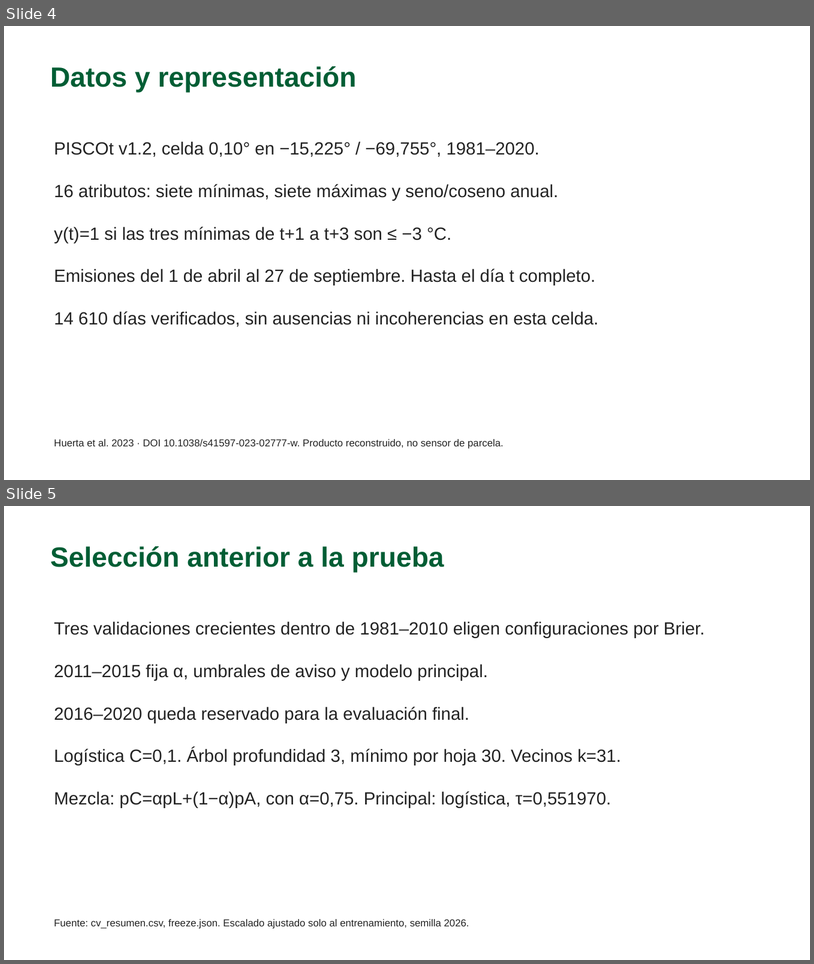
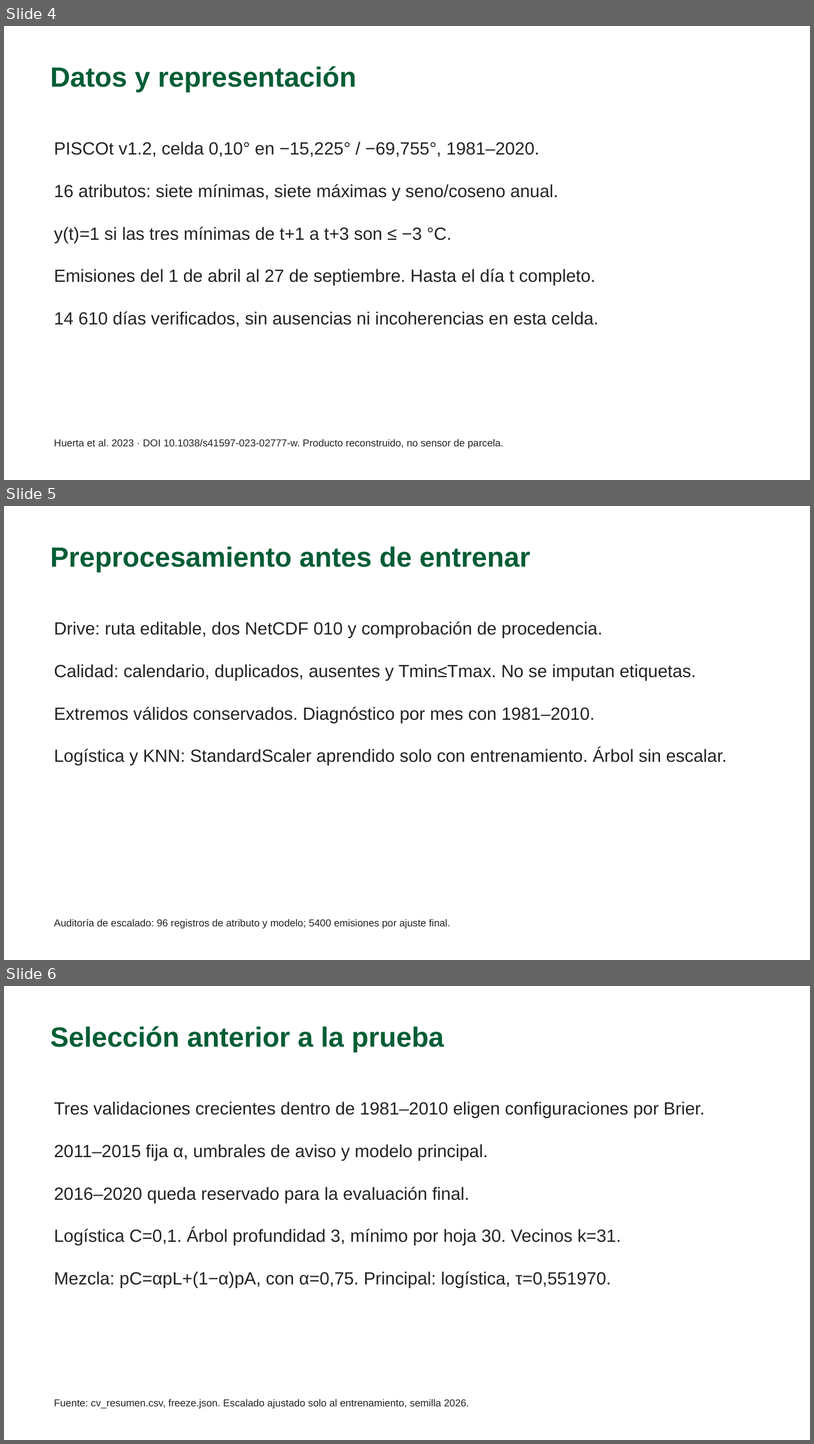
Before and after one commit to GustavoGarciaPUCP/ventana-andina-huancane, a slide deck: Grupo9-TA-Exposicion.pptx. Shown one above the other, each under a label of ours: slides 4 and 5 before the commit, slides 4, 5 and 6 after it. The pictures are 814x964 and 814x1444 pixels, drawn with LibreOffice and Linux fonts; fonts in the diff are those of the drawing. Boxes give left, top, right and bottom in pixels: in the first picture for what was removed or moved away, otherwise in the second. Text is boxed around its words. In the diff, an @@ line names an element or a change of style, - is before the commit and + after.

Commit message:
Reconstruye Colab con Drive y audita preprocesamiento desde NetCDF

```diff
--- a/Grupo9-TA-Exposicion.pptx
+++ b/Grupo9-TA-Exposicion.pptx
@@ slide 5 added at (4,506,810,960), background #FFFFFF @@
@@ text added at (50,546,531,573), 33 pt, text #015D34, bold @@
+Preprocesamiento antes de entrenar
@@ text added at (54,621,727,765), 21 pt, text #222222 @@
+Drive: ruta editable, dos NetCDF 010 y comprobación de procedencia.
+Calidad: calendario, duplicados, ausentes y Tmin≤Tmax. No se imputan etiquetas.
+Extremos válidos conservados. Diagnóstico por mes con 1981–2010.
+Logística y KNN: StandardScaler aprendido solo con entrenamiento. Árbol sin escalar.
@@ text added at (54,918,450,928), 12 pt, text #222222 @@
+Auditoría de escalado: 96 registros de atributo y modelo; 5400 emisiones por ajuste final.
@@ what was slide 5 is now slide 6 @@
```
Also in this commit, not shown: 28 other files.
